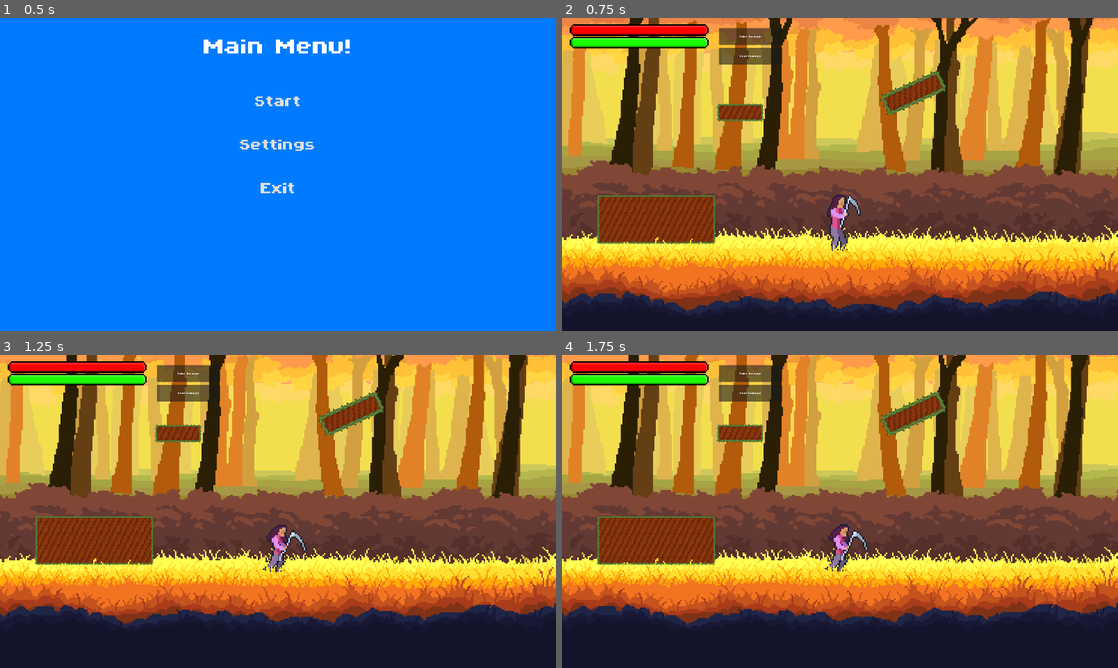
Above: before the commit, frames 1-4 (two rows, left to right).
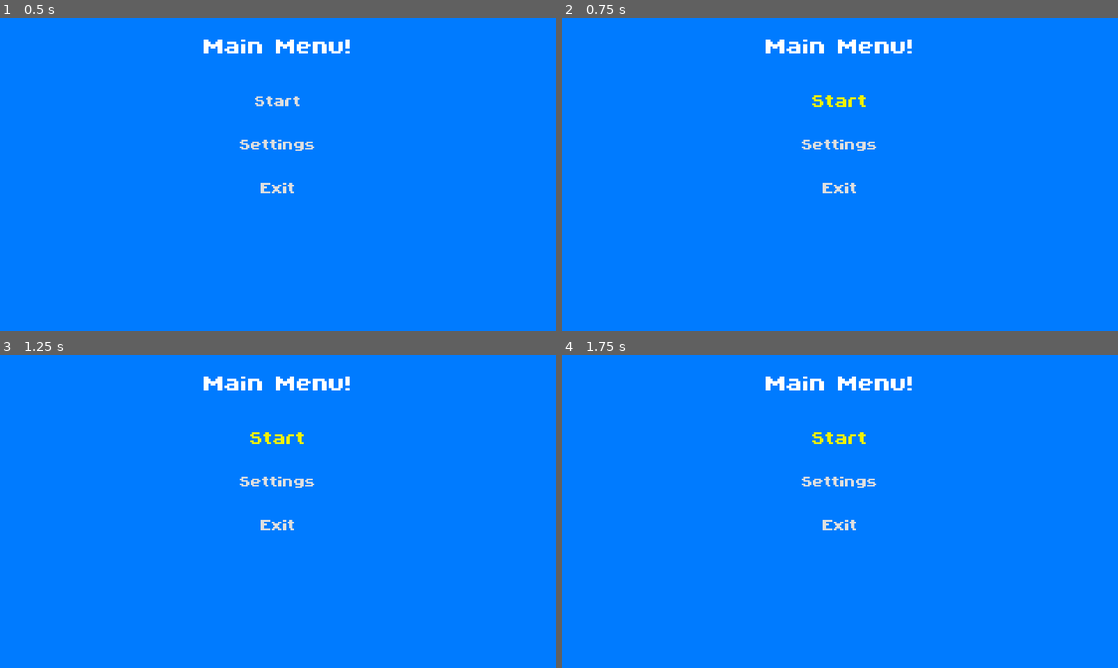
Above: after the commit, the same moments.

Repository: LordRevan36/software_development_platformer
Game: Godot game, scene res://Levels/MainMenu/Menus.tscn
The game is run twice, just before and just after one commit, with the same random seed, the same clock (stepped at 60 frames per second) and the same inputs.
Inputs (mouse positions are in pixels of both pictures, inside the frame that each line leads up to):
- Up to frame 1 (0.5 s): no input
- Up to frame 2 (0.75 s): click "Start" at 0.5 s
- Up to frame 3 (1.25 s): no input
- Up to frame 4 (1.75 s): click (840, 436) at 1.25 s, where only the run after the commit has a clickable "Start"

Frame 1 is identical in both runs. In frame 2, 100% of the frame differs, in the area x 0-100%, y 0-100%; in frame 3, 100%; in frame 4, 100%.

Commit message:
Normal map test, platform texture outline fix
The tree will not stay. It's for testing lighting maps.

Diff:
--- a/software-development-platformer/Levels/Forest/main.tscn
+++ b/software-development-platformer/Levels/Forest/main.tscn
@@ -70,13 +70,19 @@
 	pass
 "
 
-[sub_resource type="RectangleShape2D" id="RectangleShape2D_86kmy"]
-resource_local_to_scene = true
-size = Vector2(176, 64)
+[sub_resource type="Gradient" id="Gradient_llrqw"]
+interpolation_mode = 2
+
+[sub_resource type="GradientTexture2D" id="GradientTexture2D_py8ao"]
+gradient = SubResource("Gradient_llrqw")
+height = 256
+fill = 1
+fill_from = Vector2(0.5, 0.5)
+fill_to = Vector2(1, 0.5)
 
 [sub_resource type="RectangleShape2D" id="RectangleShape2D_llrqw"]
 resource_local_to_scene = true
-size = Vector2(124, 48)
+size = Vector2(128, 48)
 
 [sub_resource type="RectangleShape2D" id="RectangleShape2D_py8ao"]
 resource_local_to_scene = true
@@ -84,15 +90,19 @@
 
 [sub_resource type="RectangleShape2D" id="RectangleShape2D_5008v"]
 resource_local_to_scene = true
-size = Vector2(316, 132)
+size = Vector2(200, 56)
 
 [sub_resource type="RectangleShape2D" id="RectangleShape2D_68od5"]
 resource_local_to_scene = true
-size = Vector2(196, 52)
+size = Vector2(176, 64)
 
 [sub_resource type="RectangleShape2D" id="RectangleShape2D_enmu2"]
 resource_local_to_scene = true
-size = Vector2(160, 52)
+size = Vector2(320, 136)
+
+[sub_resource type="RectangleShape2D" id="RectangleShape2D_lv8v6"]
+resource_local_to_scene = true
+size = Vector2(320, 136)
 
 [sub_resource type="WorldBoundaryShape2D" id="WorldBoundaryShape2D_0xm2m"]
 distance = -285.0
@@ -765,7 +775,7 @@
 repeat_times = 3
 
 [node name="Grass" type="Sprite2D" parent="Parallax <100/Parallax95/Repeating" unique_id=210775978]
-modulate = Color(3.6413581, 2.464391, 0.89682823, 1)
+modulate = Color(1.951586, 1.3133479, 0.46427977, 1)
 position = Vector2(-1140, -104)
 scale = Vector2(-1, 1)
 texture = ExtResource("4_272bh")
@@ -816,97 +826,106 @@
 position_smoothing_enabled = true
 script = ExtResource("2_jjvhh")
 
+[node name="PointLight2D" type="PointLight2D" parent="Player" unique_id=510046388]
+position = Vector2(-2, 51)
+energy = 0.5
+texture = SubResource("GradientTexture2D_py8ao")
+texture_scale = 5.0
+
 [node name="Platforms" type="Node2D" parent="." unique_id=2139959054]
 position = Vector2(-9, -323)
 script = ExtResource("11_byont")
 
 [node name="Platform" parent="Platforms" unique_id=1326313302 instance=ExtResource("12_074og")]
 position = Vector2(184, -96)
-size_vector = Vector2(176, 64)
+size_vector = Vector2(128, 48)
 textureWidth = 16.0
 
 [node name="CollisionPolygon2D" parent="Platforms/Platform" index="0" unique_id=581306703]
-polygon = PackedVector2Array(-93.34677, 7.374243, 66.80641, -65.61176, 93.34677, -7.374243, -66.80641, 65.61176)
+polygon = PackedVector2Array(-68.19016, 4.701296, 48.284885, -48.37944, 68.19016, -4.701296, -48.284885, 48.37944)
 
 [node name="Polygon2D" parent="Platforms/Platform" index="1" unique_id=1861125354]
 color = Color(0.9999997, 0.6637959, 0.2018961, 1)
 texture_rotation = 0.45727625
-polygon = PackedVector2Array(-82.74954, 11.33639, 62.84427, -55.014534, 82.74954, -11.33639, -62.84427, 55.014534)
 
 [node name="RectangleOutline" parent="Platforms/Platform" index="2" unique_id=1082408081]
 rotation = -0.42760566
-shape = SubResource("RectangleShape2D_86kmy")
+shape = SubResource("RectangleShape2D_llrqw")
 
 [node name="Platform2" parent="Platforms" unique_id=73062743 instance=ExtResource("12_074og")]
 position = Vector2(-276, -44)
-size_vector = Vector2(124, 48)
+textureWidth = 16.0
 
 [node name="CollisionPolygon2D" parent="Platforms/Platform2" index="0" unique_id=581306703]
-polygon = PackedVector2Array(-62, -24, 62, -24, 62, 24, -62, 24)
+polygon = PackedVector2Array(-88, -32, 88, -32, 88, 32, -88, 32)
 
 [node name="Polygon2D" parent="Platforms/Platform2" index="1" unique_id=1861125354]
-polygon = PackedVector2Array(-58, -20, 58, -20, 58, 20, -58, 20)
+polygon = PackedVector2Array(-80, -24, 80, -24, 80, 24, -80, 24)
 
 [node name="RectangleOutline" parent="Platforms/Platform2" index="2" unique_id=1082408081]
-shape = SubResource("RectangleShape2D_llrqw")
 
 [node name="Platform3" parent="Platforms" unique_id=778821719 instance=ExtResource("12_074og")]
 position = Vector2(872, -152)
-size_vector = Vector2(176, 64)
+size_vector = Vector2(200, 56)
+textureWidth = 16.0
 
 [node name="CollisionPolygon2D" parent="Platforms/Platform3" index="0" unique_id=581306703]
-polygon = PackedVector2Array(-88, -32, 88, -32, 88, 32, -88, 32)
+polygon = PackedVector2Array(-100, 20, 100, 20, 100, 76, -100, 76)
 
 [node name="Polygon2D" parent="Platforms/Platform3" index="1" unique_id=1861125354]
-polygon = PackedVector2Array(-84, -28, 84, -28, 84, 28, -84, 28)
+polygon = PackedVector2Array(-92, 28, 92, 28, 92, 68, -92, 68)
 
 [node name="RectangleOutline" parent="Platforms/Platform3" index="2" unique_id=1082408081]
-shape = SubResource("RectangleShape2D_py8ao")
+position = Vector2(0, 48)
 
 [node name="Platform4" parent="Platforms" unique_id=780874561 instance=ExtResource("12_074og")]
 position = Vector2(-499, 240)
-size_vector = Vector2(316, 132)
+size_vector = Vector2(176, 64)
+textureWidth = 16.0
 
 [node name="CollisionPolygon2D" parent="Platforms/Platform4" index="0" unique_id=581306703]
-polygon = PackedVector2Array(-158, -66, 158, -66, 158, 66, -158, 66)
+polygon = PackedVector2Array(-88, -32, 88, -32, 88, 32, -88, 32)
 
 [node name="Polygon2D" parent="Platforms/Platform4" index="1" unique_id=1861125354]
-polygon = PackedVector2Array(-154, -62, 154, -62, 154, 62, -154, 62)
+polygon = PackedVector2Array(-80, -24, 80, -24, 80, 24, -80, 24)
 
 [node name="RectangleOutline" parent="Platforms/Platform4" index="2" unique_id=1082408081]
-shape = SubResource("RectangleShape2D_5008v")
+shape = SubResource("RectangleShape2D_68od5")
 
 [node name="FallPlatform" parent="Platforms" unique_id=885156819 instance=ExtResource("15_llrqw")]
 position = Vector2(-1092, 0)
 reset_timer_length = 3.0
 
 [node name="Platform" parent="Platforms/FallPlatform" index="0" unique_id=1136379276]
-size_vector = Vector2(196, 52)
+size_vector = Vector2(320, 136)
+textureWidth = 16.0
 
 [node name="CollisionPolygon2D" parent="Platforms/FallPlatform/Platform" index="0" unique_id=581306703]
-polygon = PackedVector2Array(-98, -26, 98, -26, 98, 26, -98, 26)
+polygon = PackedVector2Array(-160, -52, 160, -52, 160, 84, -160, 84)
 
 [node name="Polygon2D" parent="Platforms/FallPlatform/Platform" index="1" unique_id=1861125354]
-polygon = PackedVector2Array(-94, -22, 94, -22, 94, 22, -94, 22)
+polygon = PackedVector2Array(-152, -44, 152, -44, 152, 76, -152, 76)
 
 [node name="RectangleOutline" parent="Platforms/FallPlatform/Platform" index="2" unique_id=1082408081]
-shape = SubResource("RectangleShape2D_68od5")
+position = Vector2(0, 16)
+shape = SubResource("RectangleShape2D_enmu2")
 
 [node name="FallPlatform2" parent="Platforms" unique_id=468827690 instance=ExtResource("15_llrqw")]
 position = Vector2(-832, 112)
 reset_timer_length = 3.0
 
 [node name="Platform" parent="Platforms/FallPlatform2" index="0" unique_id=1136379276]
-size_vector = Vector2(160, 52)
+size_vector = Vector2(320, 136)
+textureWidth = 16.0
 
 [node name="CollisionPolygon2D" parent="Platforms/FallPlatform2/Platform" index="0" unique_id=581306703]
-polygon = PackedVector2Array(-80, -26, 80, -26, 80, 26, -80, 26)
+polygon = PackedVector2Array(-160, -68, 160, -68, 160, 68, -160, 68)
 
 [node name="Polygon2D" parent="Platforms/FallPlatform2/Platform" index="1" unique_id=1861125354]
-polygon = PackedVector2Array(-76, -22, 76, -22, 76, 22, -76, 22)
+polygon = PackedVector2Array(-152, -60, 152, -60, 152, 60, -152, 60)
 
 [node name="RectangleOutline" parent="Platforms/FallPlatform2/Platform" index="2" unique_id=1082408081]
-shape = SubResource("RectangleShape2D_enmu2")
+shape = SubResource("RectangleShape2D_lv8v6")
 
 [node name="LevelExit" parent="." unique_id=659289399 instance=ExtResource("12_86kmy")]
 position = Vector2(1078, -259)
@@ -924,7 +943,7 @@
 repeat_times = 3
 
 [node name="Grass" type="Sprite2D" parent="Parallax100/Repeating" unique_id=1047452284]
-modulate = Color(1.3285676, 0.9534372, 0.4952448, 1)
+modulate = Color(1.352, 0.9882738, 0.5124581, 1)
 position = Vector2(-1140, -116)
 texture = ExtResource("4_272bh")
 
@@ -1111,6 +1130,12 @@
 autoplay = true
 bus = &"Music"
 parameters/looping = true
+
+[node name="CanvasModulate" type="CanvasModulate" parent="." unique_id=1360444637]
+color = Color(0.7285387, 0.7285387, 0.7285387, 1)
+
+[node name="Tree" parent="." unique_id=1518292858 instance=ExtResource("11_py8ao")]
+position = Vector2(258, -137)
 
 [editable path="Platforms/Platform"]
 [editable path="Platforms/Platform2"]
--- a/software-development-platformer/Props/Platform/fall_platform.gd
+++ b/software-development-platformer/Props/Platform/fall_platform.gd
@@ -76,7 +76,6 @@
 		reset_timer.start()
 
 func _fall_logic(delta: float) -> void:
-	print(state)
 	match(state):
 		State.IDLE:
 			pass
--- /dev/null
+++ b/software-development-platformer/treetest.tscn
@@ -0,0 +1,15 @@
+[gd_scene format=3 uid="uid://ba2t04uypgd12"]
+
+[ext_resource type="Texture2D" uid="uid://cev2qrf75s8e5" path="res://Assets/TreeTest/Tree.png" id="1_b4to4"]
+[ext_resource type="Texture2D" uid="uid://c6hewwyilymuj" path="res://Assets/TreeTest/TreeNormal.png" id="2_0duql"]
+
+[sub_resource type="CanvasTexture" id="CanvasTexture_7544w"]
+diffuse_texture = ExtResource("1_b4to4")
+normal_texture = ExtResource("2_0duql")
+
+[node name="Tree" type="Node2D" unique_id=1518292858]
+
+[node name="Sprite2D" type="Sprite2D" parent="." unique_id=1571493807]
+texture = SubResource("CanvasTexture_7544w")
+region_enabled = true
+region_rect = Rect2(0, 0, 188, 280)
Binary file added: software-development-platformer/Assets/TreeTest/Tree.png
Not shown, added: software-development-platformer/Assets/TreeTest/Tree.png.import
Binary file added: software-development-platformer/Assets/TreeTest/TreeNormal.png
Not shown, added: software-development-platformer/Assets/TreeTest/TreeNormal.png.import
Not shown: 1 places in software-development-platformer/Player/player.tscn that only renumber resources
